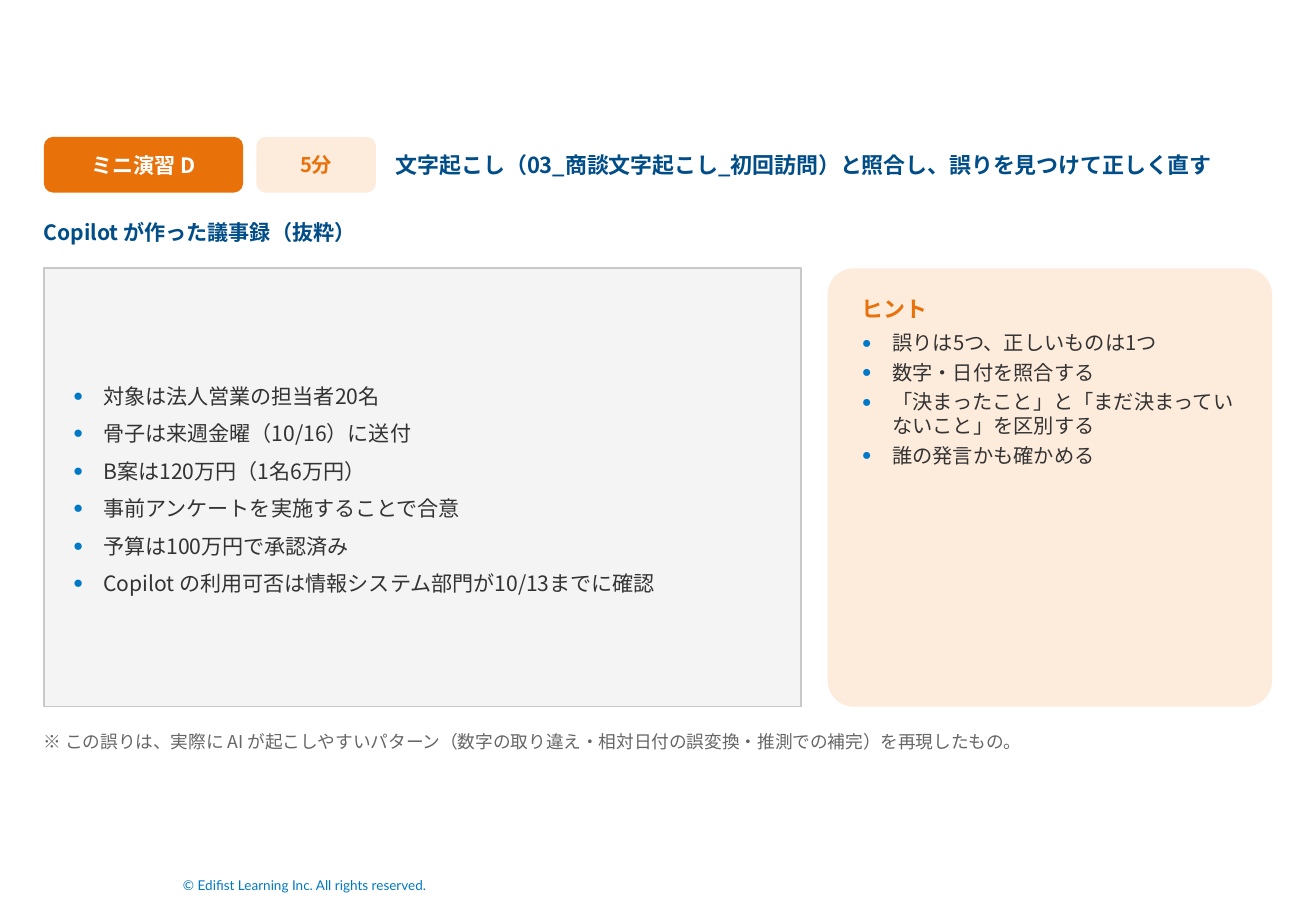
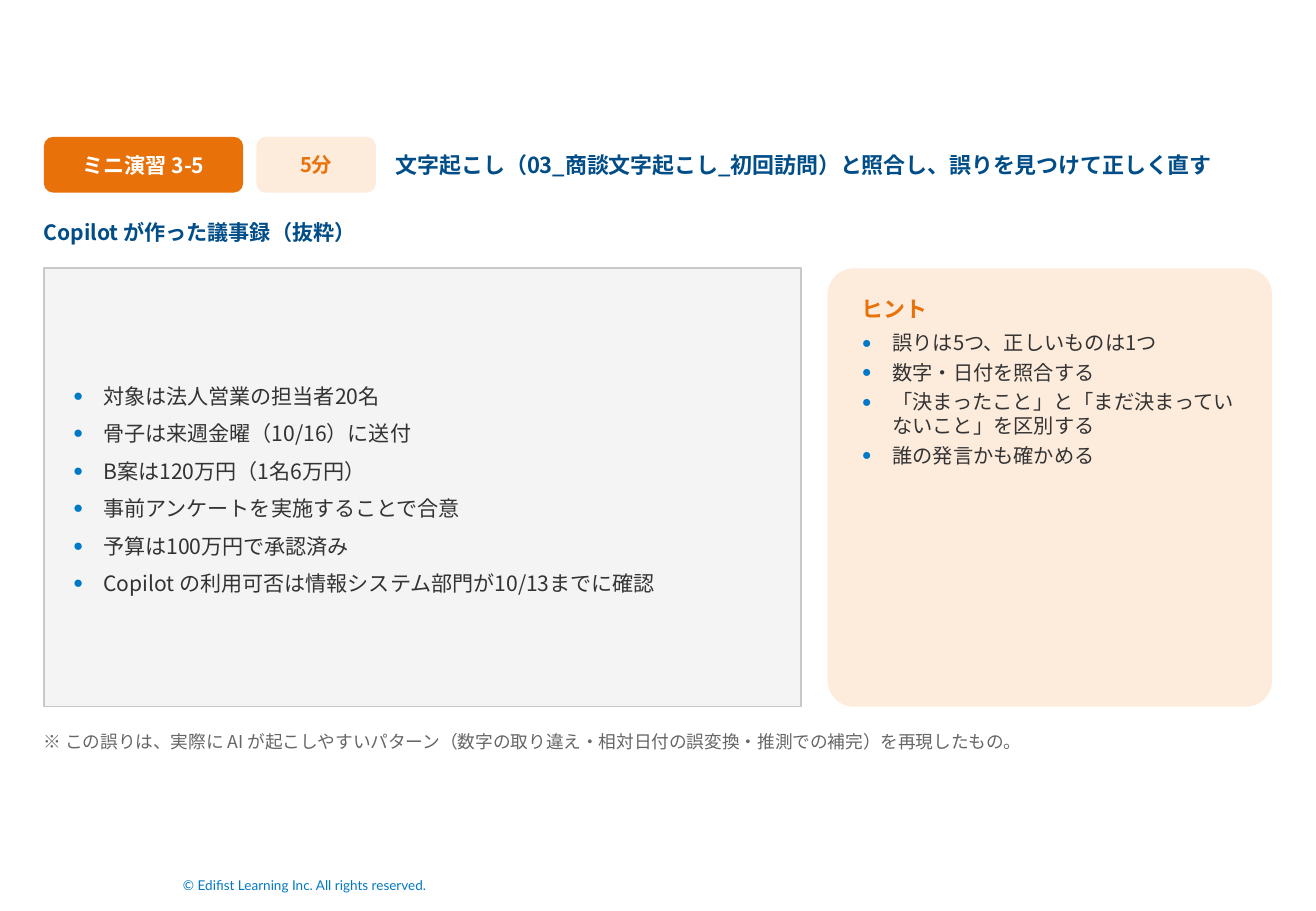
Before and after one commit to Takahashi-eiji-0708/work2026, a slide deck: slide 62 of slides/ソリューション営業のための生成AIセキュア活用実践.pptx (slide 38 before the commit). Drawn at 1316x911 pixels with LibreOffice and Linux fonts; fonts in the diff are those of the drawing; background and template pictures are left out. Boxes give left, top, right and bottom in pixels: in the first picture for what was removed or moved away, otherwise in the second. Text is boxed around its words. In the diff, an @@ line names an element or a change of style, - is before the commit and + after.

```diff
--- a/slides/ソリューション営業のための生成AIセキュア活用実践.pptx
+++ b/slides/ソリューション営業のための生成AIセキュア活用実践.pptx
@@ text in rounded rectangle at bbox=[83, 155, 205, 175]: text changed @@
-ミニ演習 D
+ミニ演習 3-5
```
Also in this commit, not shown: 7 other slides changed, 38 slides added, 18 other files.
